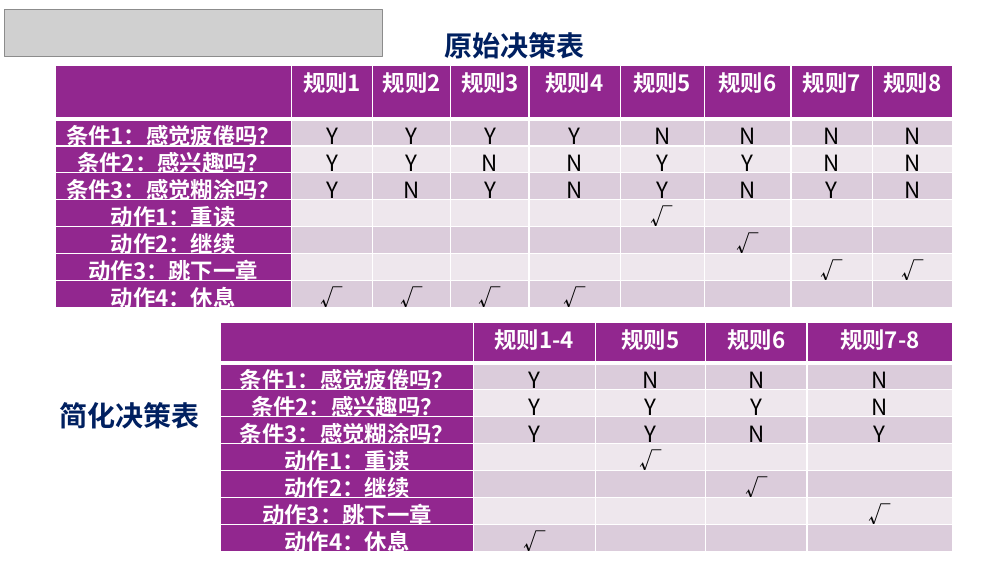
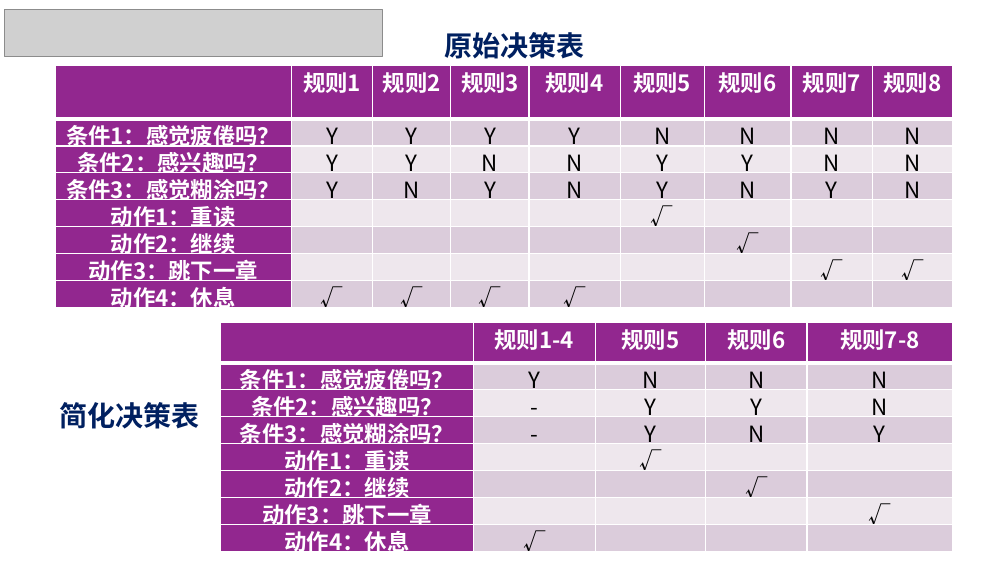
Before and after one commit to jcxiaozhan0403/Learning-record, a slide deck: slide 47 of 软件质量保证与测试/8.1 黑盒测试技术（简洁）1.pptx. Drawn at 1008x567 pixels with LibreOffice and Linux fonts; fonts in the diff are those of the drawing; grey boxes stand for pictures; background and template pictures are left out. Boxes give left, top, right and bottom in pixels: in the first picture for what was removed or moved away, otherwise in the second. Text is boxed around its words. In the diff, an @@ line names an element or a change of style, - is before the commit and + after.

Commit message:
update

```diff
--- a/软件质量保证与测试/8.1 黑盒测试技术（简洁）1.pptx
+++ b/软件质量保证与测试/8.1 黑盒测试技术（简洁）1.pptx
@@ table at (221,323,952,559) @@
-row 3, column 2: Y
+row 3, column 2: -
-row 4, column 2: Y
+row 4, column 2: -
```
Also in this commit, not shown: 3 other slides changed.
